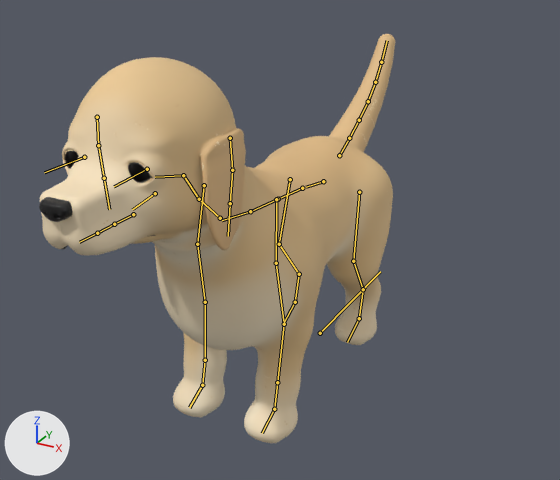
An edit to the glTF model OloEditor/SandboxProject/Assets/Models/Dog/Dog.gltf, drawn before and after from the same camera.
The view is the same before and after, from a 50 mm lens placed at (0.657, -1.218, 0.9), pointed at (0.01, -0.043, 0.312). Arrows for +X, +Y and +Z are at lower left; the lights stay in place. The first picture is the older version. The bones that change, and the others that lie on the model, are drawn over the model as lines.

In view in the first picture: 'Dog'.
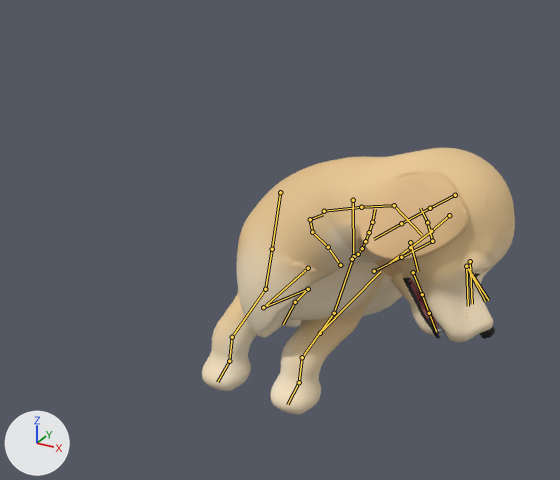
The newer file adds an action. The first version stands in its rest pose; the second is drawn at frame 27 of the action 'Scratch'.

Boxes (x1, y1, x2, y2) around the edits, measured in the pictures (560 x 480 px):
'Dog', posed (12% narrower, 35% shorter)
    before: (39, 34, 395, 443)
    after: (202, 148, 515, 414)
bone 'pelvis', root to tip
    before: (323, 181) to (306, 187)
    after: (340, 265) to (330, 250)
bone 'spine_01', root to tip
    before: (302, 188) to (278, 199)
    after: (328, 247) to (312, 232)
bone 'spine_02', root to tip
    before: (278, 199) to (250, 211)
    after: (312, 232) to (310, 219)
bone 'spine_03', root to tip
    before: (250, 211) to (222, 220)
    after: (310, 219) to (323, 214)
bone 'neck_01', root to tip
    before: (220, 218) to (199, 199)
    after: (324, 211) to (361, 207)
bone 'neck_02', root to tip
    before: (199, 199) to (183, 175)
    after: (361, 207) to (394, 205)
bone 'head', root to tip
    before: (183, 175) to (155, 177)
    after: (394, 205) to (422, 235)
bone 'ear_L_01', root to tip
    before: (230, 138) to (232, 170)
    after: (449, 215) to (431, 231)
bone 'ear_L_02', root to tip
    before: (232, 170) to (230, 203)
    after: (431, 231) to (410, 247)
bone 'jaw', root to tip
    before: (155, 193) to (132, 209)
    after: (410, 242) to (418, 271)
bone 'lid_upper_L', root to tip
    before: (147, 169) to (114, 186)
    after: (466, 266) to (468, 306)
bone 'lid_upper_R', root to tip
    before: (84, 157) to (44, 172)
    after: (470, 261) to (472, 304)
bone 'upperarm_L', root to tip
    before: (276, 263) to (284, 324)
    after: (353, 256) to (334, 313)
bone 'forearm_L', root to tip
    before: (284, 324) to (277, 382)
    after: (334, 313) to (302, 357)
bone 'wrist_L', root to tip
    before: (277, 382) to (274, 409)
    after: (302, 357) to (299, 382)
bone 'upperarm_R', root to tip
    before: (197, 244) to (205, 302)
    after: (272, 249) to (265, 289)
bone 'forearm_R', root to tip
    before: (205, 302) to (205, 360)
    after: (265, 289) to (232, 337)
bone 'wrist_R', root to tip
    before: (205, 360) to (202, 385)
    after: (232, 337) to (229, 361)
bone 'tail_01', root to tip
    before: (339, 155) to (349, 138)
    after: (352, 259) to (358, 254)
bone 'tail_02', root to tip
    before: (349, 138) to (359, 120)
    after: (358, 254) to (362, 248)
bone 'tail_06', root to tip
    before: (381, 62) to (387, 40)
    after: (372, 222) to (375, 209)
bone 'thigh_L', root to tip
    before: (359, 192) to (353, 261)
    after: (374, 271) to (401, 257)
bone 'shin_L', root to tip
    before: (353, 261) to (363, 289)
    after: (401, 257) to (432, 241)
bone 'hock_L', root to tip
    before: (363, 289) to (359, 318)
    after: (432, 241) to (427, 222)
bone 'paw_rear_L', root to tip
    before: (359, 318) to (347, 342)
    after: (427, 222) to (420, 208)
bone 'thigh_R', root to tip
    before: (290, 179) to (279, 244)
    after: (308, 268) to (263, 307)
bone 'shin_R', root to tip
    before: (279, 244) to (299, 274)
    after: (263, 307) to (308, 289)
bone 'hock_R', root to tip
    before: (299, 274) to (295, 302)
    after: (308, 289) to (295, 302)

The change in detail:
Bone 'pelvis' (bone_pelvis) moves from (0.0, 0.0, 0.0) to (0.0, -0.139, 0.214).
Bone 'pelvis' (bone_pelvis) turns from (0, 0, 0) to (-38, 9, -5) degrees about its own x, y and z.
Bone 'spine_01' (bone_spine_01) turns from (0, 0, 0) to (4, 0, 0) degrees about its own x, y and z.
Bone 'spine_02' (bone_spine_02) turns from (0, 0, 0) to (4, 3, -18) degrees about its own x, y and z.
Bone 'spine_03' (bone_spine_03) turns from (0, 0, 0) to (11, 4, -18) degrees about its own x, y and z.
Bone 'neck_01' (bone_neck_01) turns from (0, 0, 0) to (24, 37, -33) degrees about its own x, y and z.
Bone 'neck_02' (bone_neck_02) turns from (0, 0, 0) to (14, 0, 0) degrees about its own x, y and z.
Bone 'head' (bone_head) turns from (0, 0, 0) to (12, -25, -9) degrees about its own x, y and z.
Bone 'ear_L_01' (bone_ear_l_01) turns from (0, 0, 0) to (-13, -1, 0) degrees about its own x, y and z.
Bone 'ear_L_02' (bone_ear_l_02) turns from (0, 0, 0) to (3, 0, 0) degrees about its own x, y and z.
Bone 'jaw' (bone_jaw) turns from (0, 0, 0) to (7, 0, 0) degrees about its own x, y and z.
Bone 'lid_upper_L' (bone_lid_upper_l) turns from (0, 0, 0) to (25, 0, 0) degrees about its own x, y and z.
Bone 'lid_upper_R' (bone_lid_upper_r) turns from (0, 0, 0) to (25, 0, 0) degrees about its own x, y and z.
Bone 'upperarm_L' (bone_upperarm_l) turns from (0, 0, 0) to (15, 35, 16) degrees about its own x, y and z.
Bone 'forearm_L' (bone_forearm_l) turns from (0, 0, 0) to (-39, 7, -6) degrees about its own x, y and z.
Bone 'wrist_L' (bone_wrist_l) turns from (0, 0, 0) to (55, 6, -5) degrees about its own x, y and z.
Bone 'upperarm_R' (bone_upperarm_r) turns from (0, 0, 0) to (43, 29, 15) degrees about its own x, y and z.
Bone 'forearm_R' (bone_forearm_r) turns from (0, 0, 0) to (-37, 12, 4) degrees about its own x, y and z.
Bone 'wrist_R' (bone_wrist_r) turns from (0, 0, 0) to (27, 6, -22) degrees about its own x, y and z.
Bone 'tail_01' (bone_tail_01) turns from (0, 0, 0) to (0, 2, 4) degrees about its own x, y and z.
Bone 'tail_02' (bone_tail_02) turns from (0, 0, 0) to (0, 2, 3) degrees about its own x, y and z.
Bone 'tail_06' (bone_tail_06) turns from (0, 0, 0) to (0, 1, 1) degrees about its own x, y and z.
Bone 'thigh_L' (bone_thigh_l) turns from (0, 0, 0) to (-50, -9, -62) degrees about its own x, y and z.
Bone 'shin_L' (bone_shin_l) turns from (0, 0, 0) to (-95, 37, -107) degrees about its own x, y and z.
Bone 'hock_L' (bone_hock_l) turns from (0, 0, 0) to (-49, -148, -17) degrees about its own x, y and z.
Bone 'paw_rear_L' (bone_paw_rear_l) turns from (0, 0, 0) to (57, 0, 0) degrees about its own x, y and z.
Bone 'thigh_R' (bone_thigh_r) turns from (0, 0, 0) to (-9, -10, 30) degrees about its own x, y and z.
Bone 'shin_R' (bone_shin_r) turns from (0, 0, 0) to (97, 15, -27) degrees about its own x, y and z.
Bone 'hock_R' (bone_hock_r) turns from (0, 0, 0) to (-124, -8, 22) degrees about its own x, y and z.
Bone 'paw_rear_R' (bone_paw_rear_r) turns from (0, 0, 0) to (71, 0, 0) degrees about its own x, y and z.
